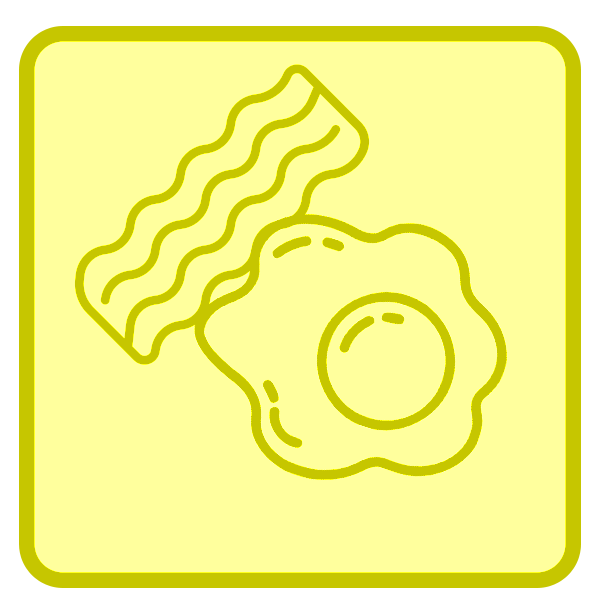
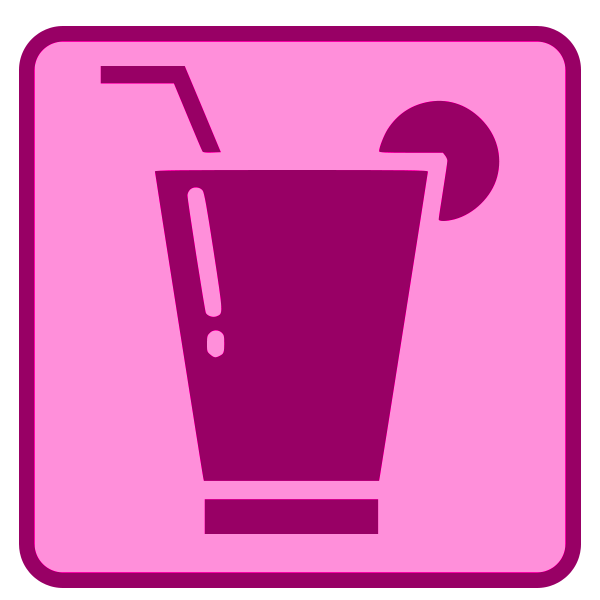
Layer changes from the first 600 × 600 image to the second:
hid "bacon", painted on it over 65, 64, 386, 400
hid "PinClipart.com_bacon-clipart_325031", painted on it over 193, 213, 535, 526
showed "b8a8c05fa1688b9902f8a23dda6a2f94" over 100, 66, 500, 534
